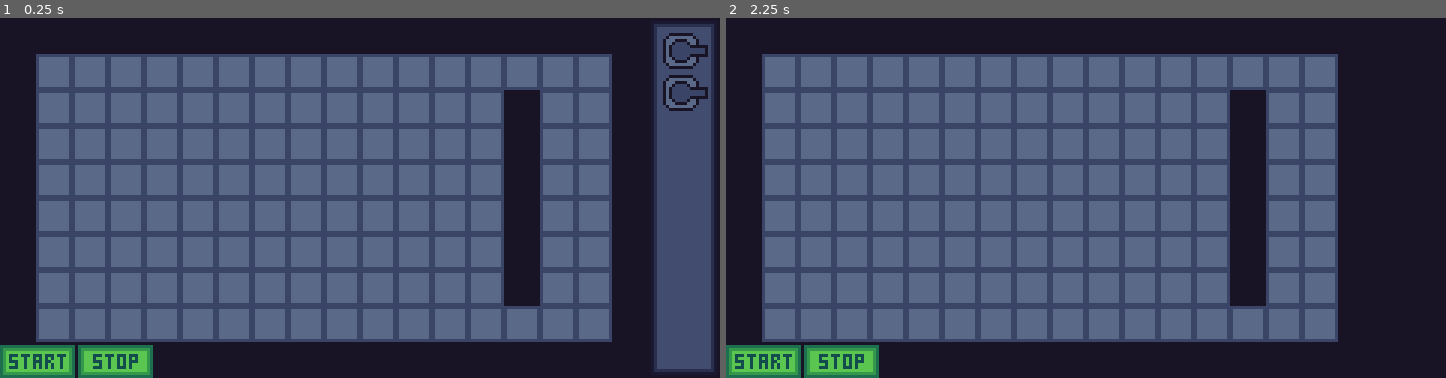
Above: before the commit, frames 1-2 (left to right).
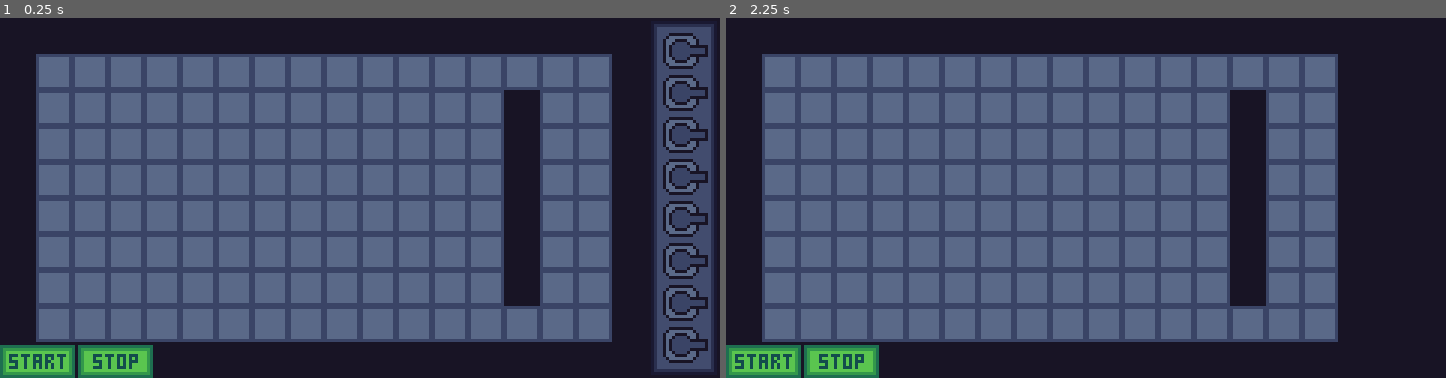
Above: after the commit, the same moments.

Repository: mariothedog/brackeys-game-jam
Game: Godot game, scene res://game/game.tscn
The game is run twice, just before and just after one commit, with the same random seed, the same clock (stepped at 60 frames per second) and the same inputs.
Inputs (mouse positions are in pixels of both pictures, inside the frame that each line leads up to):
- Up to frame 1 (0.25 s): no input
- Up to frame 2 (2.25 s): click (762, 360) at 0.5 s; click (841, 360) at 1.25 s; click (762, 360) at 2 s

The runs differ from the first frame. In frame 1, 2.1% of the frame differs, in the area x 92-99%, y 27-96%; in frame 2, nothing differs.

Commit message:
Make level 3 turret middle turret look at mouse

Diff:
--- a/src/draggable_turret/draggable_turret.gd
+++ b/src/draggable_turret/draggable_turret.gd
@@ -1,6 +1,17 @@
 extends TextureButton
 
 signal reset
+
+const ROTATION_OFFSETS = [
+	0,
+	0,
+	deg2rad(-90),
+	0,
+	0,
+	0,
+	0,
+	0
+]
 
 onready var gun: Sprite = $Gun
 onready var base: Position2D = $Base
@@ -13,12 +24,16 @@
 
 func reset() -> void:
 	rect_global_position = default_global_pos
-	gun.rotation = 0
 	self.level = 1
+	gun.rotation = ROTATION_OFFSETS[level-1]
 	visible = true
 	if is_in_group("placed_draggable_turrets"):
 		remove_from_group("placed_draggable_turrets")
 	emit_signal("reset")
+
+
+func rotate_to(radians: float) -> void:
+	gun.rotation = radians + ROTATION_OFFSETS[level-1]
 
 
 func enable_sight_lines() -> void:
--- a/src/game/game.gd
+++ b/src/game/game.gd
@@ -36,7 +36,7 @@
 		var mouse_pos := get_global_mouse_position()
 		var angle_to_mouse: float = (mouse_pos - gun_pos).angle()
 		var angle_snapped := stepify(angle_to_mouse, deg2rad(TURRET_AIMING_SNAP_DEG))
-		_currently_aiming_draggable_item.gun.rotation = angle_snapped
+		_currently_aiming_draggable_item.rotate_to(angle_snapped)
 		get_tree().call_group("placed_draggable_turrets", "update_sight_line")
 
 
--- a/src/game/game.tscn
+++ b/src/game/game.tscn
@@ -25,7 +25,7 @@
 position = Vector2( 217, 1 )
 z_index = 1
 script = ExtResource( 4 )
-num_turrets = 2
+num_turrets = 8
 
 [node name="Background" type="NinePatchRect" parent="Inventory"]
 margin_right = 22.0
Binary file changed: src/turret/turret_gun.png
